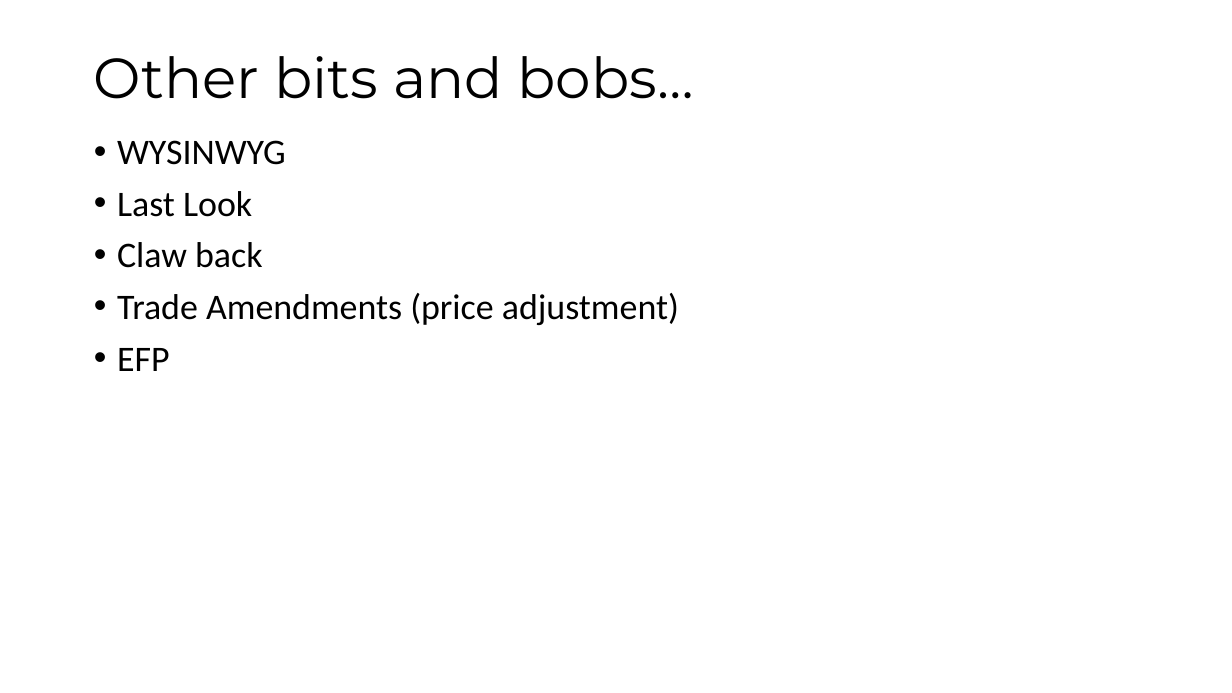
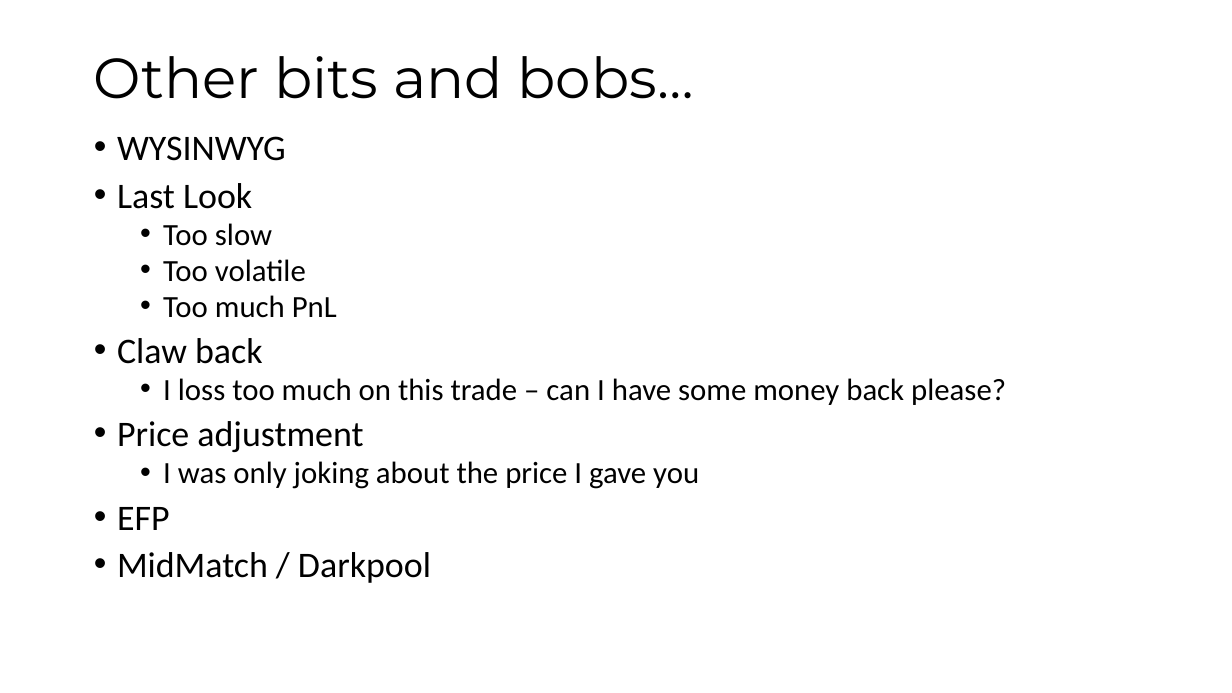
Before and after one commit to maatt4code/PicsAndStuff, a slide deck: slide 21 of Presentation/FXMM.pptx (slide 19 before the commit). Drawn at 1232x693 pixels with LibreOffice and Linux fonts; fonts in the diff are those of the drawing. Boxes give left, top, right and bottom in pixels: in the first picture for what was removed or moved away, otherwise in the second. Text is boxed around its words. In the diff, an @@ line names an element or a change of style, - is before the commit and + after.

Commit message:
Added Reuters Matching

```diff
--- a/Presentation/FXMM.pptx
+++ b/Presentation/FXMM.pptx
@@ text at (x1=117, y1=136, x2=286, y2=530): line spacing 0.9 to 0.8 @@
@@ text at (x1=163, y1=223, x2=337, y2=318): paragraphs added @@
+  • Too slow
+  • Too volatile
+  • Too much PnL
@@ text at (x1=117, y1=378, x2=1006, y2=489): text changed; size 28 to 24 pt @@
-• Trade Amendments (price adjustment)
+  • I loss too much on this trade – can I have some money back please?
+• Price adjustment
+  • I was only joking about the price I gave you
@@ text at (x1=117, y1=552, x2=431, y2=583): paragraph added @@
+• MidMatch / Darkpool
```
Also in this commit, not shown: 4 other slides changed, 2 slides added, 10 other files.
